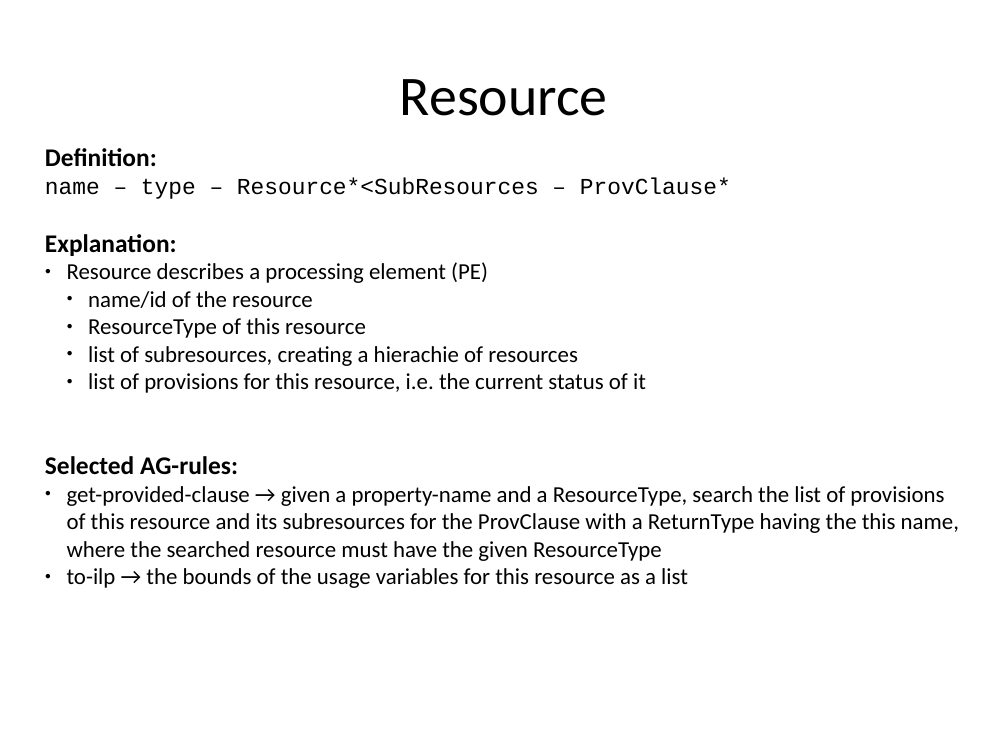
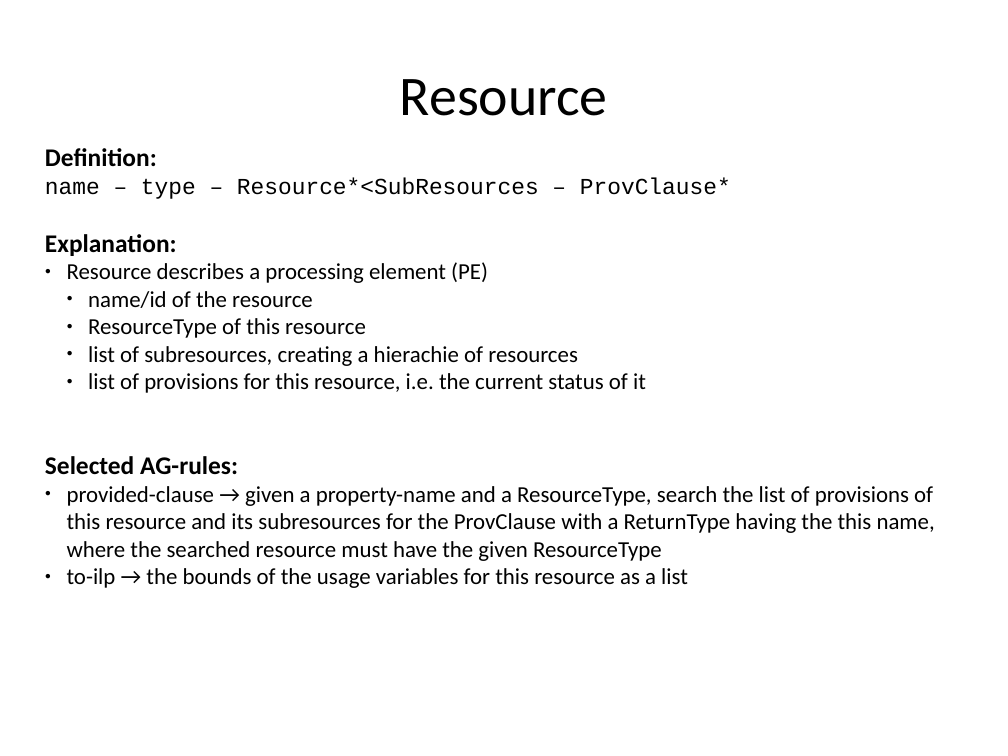
Before and after one commit to rene-schoene/racr-mquat, a slide deck: slide 31 of doc/the-model.odp (slide 24 before the commit). Drawn at 1008x756 pixels with LibreOffice and Linux fonts; fonts in the diff are those of the drawing. Boxes give left, top, right and bottom in pixels: in the first picture for what was removed or moved away, otherwise in the second. Text is boxed around its words. In the diff, an @@ line names an element or a change of style, - is before the commit and + after.

```diff
--- a/doc/the-model.odp
+++ b/doc/the-model.odp
@@ text at bbox=[67, 486, 935, 561]: text changed @@
-● get-provided-clause → given a property-name and a ResourceType, search the list of provisions of this resource and its subresources for the ProvClause with a ReturnType having the this name, where the searched resource must have the given ResourceType
+● provided-clause → given a property-name and a ResourceType, search the list of provisions of this resource and its subresources for the ProvClause with a ReturnType having the this name, where the searched resource must have the given ResourceType
```
Also in this commit, not shown: 21 other slides changed, 7 slides added, 1 other file.
